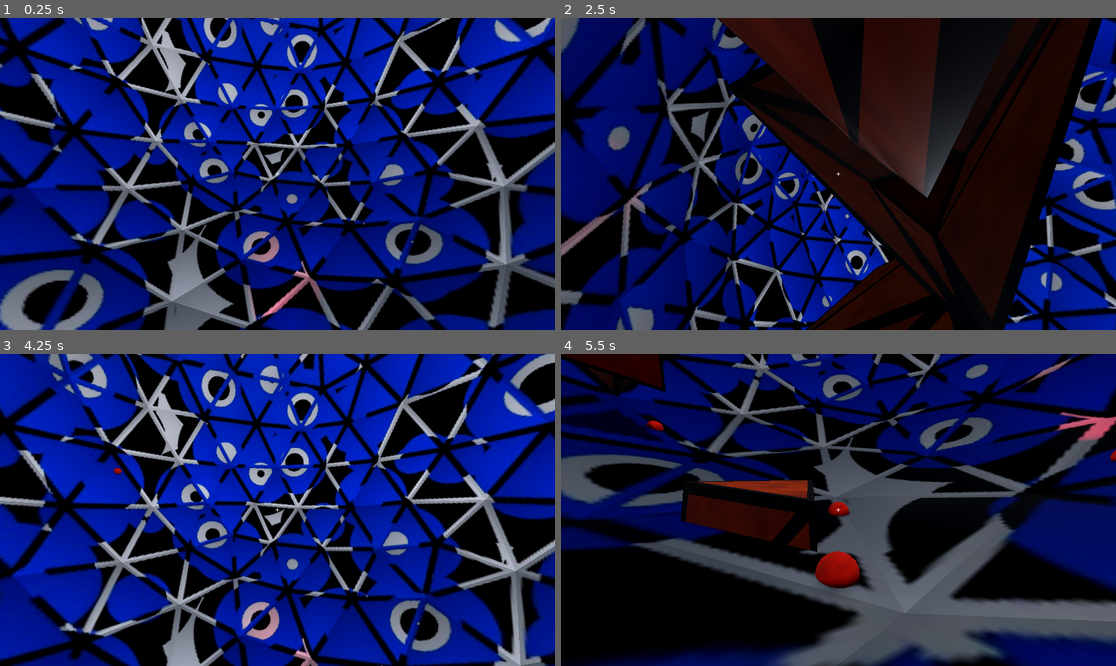
Above: before the commit, frames 1-4 (two rows, left to right).
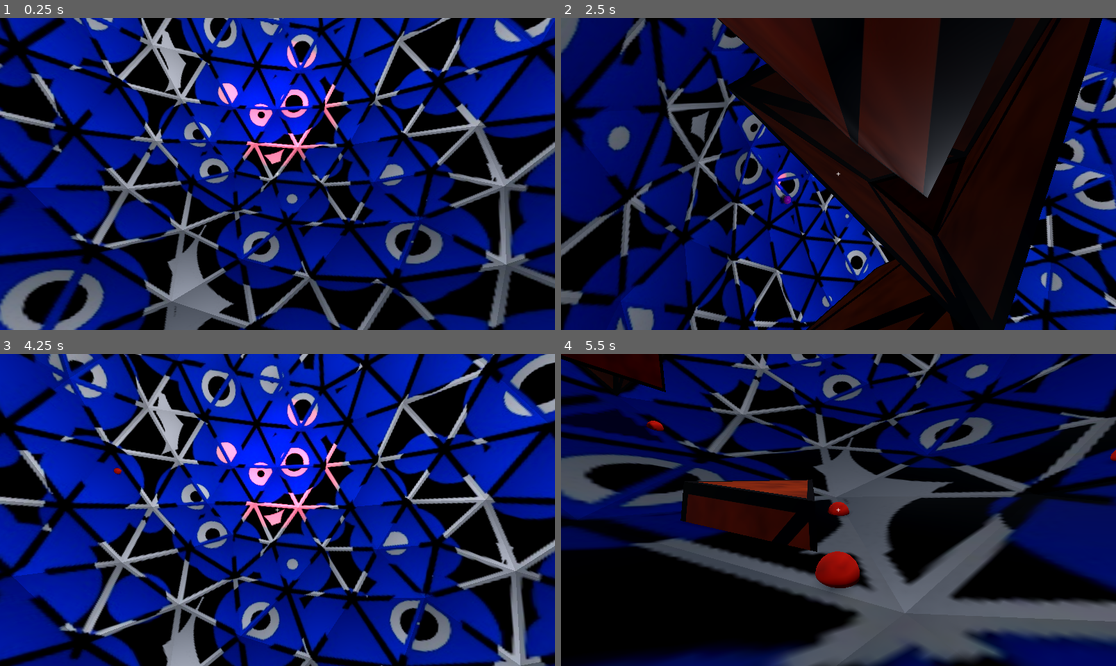
Above: after the commit, the same moments.

Repository: pudgypoultry/gmtk2025
Game: Godot game, scene res://Scenes/world.tscn
Same seed, same stepped clock (60 frames per second), same inputs: the game is played once before the commit and once after it.
Inputs (mouse positions are in pixels of both pictures, inside the frame that each line leads up to):
- Up to frame 1 (0.25 s): no input
- Up to frame 2 (2.5 s): move the mouse to (866, 174) at 0.52 s; hold 1 (Toggle Pillar L1) 0.53-1.28 s; hold W (MoveForward) from 0.53 s (still down); click (866, 174) at 0.67 s; tap 2 (Toggle Pillar L2) at 0.8, 1.35 s; move the mouse to (810, 174) at 1.27 s; tap 3 (Toggle Pillar L3) at 1.55 s; move the mouse to (849, 167) at 2.02 s; hold 3 (Toggle Pillar L3) from 2.03 s (still down); tap 4 (Toggle Pillar L4) at 2.3 s
- Up to frame 3 (4.25 s): keep holding W (MoveForward); move the mouse to (271, 516) at 2.77 s; release 3 (Toggle Pillar L3) at 2.78 s; tap 4 (Toggle Pillar L4) at 2.85 s; click (271, 516) at 2.92 s; tap 1 (Toggle Pillar L1) at 3.05 s; move the mouse to (316, 513) at 3.52 s; hold Shift (Run) from 3.53 s (still down); tap 2 (Toggle Pillar L2) at 3.8 s; tap R (Reset) at 4.15 s
- Up to frame 4 (5.5 s): keep holding W (MoveForward); move the mouse to (794, 506) at 4.27 s; release Shift (Run) at 4.28 s; tap 1 (Toggle Pillar L1) at 4.35 s; tap 3 (Toggle Pillar L3) at 4.55 s; move the mouse to (844, 510) at 5.02 s; hold 2 (Toggle Pillar L2) from 5.03 s (still down); click (844, 510) at 5.17 s; tap 4 (Toggle Pillar L4) at 5.3 s

The runs differ from the first frame. In frame 1, 5.1% of the frame differs, in the area x 39-62%, y 7-97%; in frame 2, 0.4%; in frame 3, 5.4%, in the area x 38-62%, y 14-100%; in frame 4, 0.6%.

Commit message:
Debuged Eye Minion state, added Stuck state

Diff:
--- a/Scenes/StateMachine/State.tscn
+++ /dev/null
@@ -1,6 +0,0 @@
-[gd_scene load_steps=2 format=3 uid="uid://db6ixq2h5tael"]
-
-[ext_resource type="Script" uid="uid://dtidkfavvmoc5" path="res://State.gd" id="1_nmwvb"]
-
-[node name="State" type="Node"]
-script = ExtResource("1_nmwvb")
--- a/Scenes/StateMachine/patrolling.gd
+++ b/Scenes/StateMachine/patrolling.gd
@@ -1,20 +1,11 @@
 extends State
 @onready var movement_manager: MovementManager = $"../../MovementManager"
+@export var stuck: State
 var is_moving:bool = false
-var reset_collision_mask:int = pow(2, 12-1)
+
 
 func Enter(old_state:State) -> void:
 	super(old_state)
-	var local_up:Vector3 = movement_manager.eye_minion.basis.y
-	# move to ground
-	var result = NormalsDatabase.PhysicsProcessRaycast(movement_manager.eye_minion.position, -local_up * 100, reset_collision_mask)
-	if result:
-		#print("Current Eye position", movement_manager.eye_minion.position)
-		#print("Reset Eye position ", result.position)
-		#print("target collision: ", result.collider.get_parent().name)
-		movement_manager.eye_minion.position = result.position
-	else:
-		print("Failed to reset Eye position")
 
 func Exit(new_state:State) -> void:
 	super(new_state)
@@ -39,3 +30,5 @@
 				await get_tree().create_timer(movement_manager.move_time).timeout
 				is_moving = false
 				return
+		# none of the ray directions worked, transistion to Stuck
+		stuck.Enter(self)
--- /dev/null
+++ b/Scenes/StateMachine/stuck.gd
@@ -0,0 +1,76 @@
+extends State
+@onready var movement_manager: MovementManager = $"../../MovementManager"
+@export var patrolling: State
+@export var fly_time:float
+var target_position:Vector3
+var active_substate:bool = false
+enum SUBSTATE {MoveToOrigin, GetTile, MoveToTile, Exit}
+var sub_state:SUBSTATE = SUBSTATE.MoveToOrigin
+
+func Enter(old_state:State) -> void:
+	super(old_state)
+
+func Exit(new_state:State) -> void:
+	super(new_state)
+	active_substate = false
+	sub_state = SUBSTATE.MoveToOrigin
+
+func Update(_delta) -> void:
+	super(_delta)
+	if active_substate:
+		return
+	if sub_state == SUBSTATE.MoveToOrigin:
+		active_substate = true
+		#print("Stuck, moving to Origin")
+		await MoveToPosition(Vector3.ZERO)
+		active_substate = false
+		sub_state = SUBSTATE.GetTile
+	elif sub_state == SUBSTATE.GetTile:
+		active_substate = true
+		# pick a random tile
+		#print("Stuck, getting new tile")
+		target_position = await GetRandomTilePosition()
+		active_substate = false
+		sub_state = SUBSTATE.MoveToTile
+	elif sub_state == SUBSTATE.MoveToTile:
+		active_substate = true
+		#print("Stuck, moving to new tile: ", target_position)
+		await MoveToPosition(target_position)
+		active_substate = false
+		sub_state = SUBSTATE.Exit
+	elif sub_state == SUBSTATE.Exit:
+		active_substate = true
+		# enter patrolling state
+		patrolling.Enter(self)
+
+func Physics_Update(_delta) -> void:
+	super(_delta)
+
+func MoveToPosition(position:Vector3) -> void:
+	# move to tile
+	TweenTools.TweenPosition(
+		movement_manager.eye_minion,
+		movement_manager.eye_minion,
+		position,
+		fly_time)
+	await get_tree().create_timer(fly_time*2).timeout
+
+func GetRandomTilePosition() -> Vector3:
+	# get the keys in random order
+	var tiles:Array = NormalsDatabase.normals_database.keys()
+	randomize()
+	tiles.shuffle()
+	print(tiles.size())
+	var counter:int = 0
+	for key in tiles:
+		# TODO if tile is active continue
+		# get good tile location
+		var result = NormalsDatabase.PhysicsProcessRaycast(
+			Vector3.ZERO,
+			-NormalsDatabase.normals_database[key]*200,
+			movement_manager.eye_minion.full_collision_mask)
+		if result:
+			return result.position
+	print(counter)
+	# no valid tiles were found
+	return Vector3.ZERO
--- /dev/null
+++ b/Scenes/StateMachine/template-state.gd
@@ -0,0 +1,13 @@
+extends State
+
+func Enter(old_state:State) -> void:
+	super(old_state)
+
+func Exit(new_state:State) -> void:
+	super(new_state)
+
+func Update(_delta) -> void:
+	super(_delta)
+
+func Physics_Update(_delta) -> void:
+	super(_delta)
--- a/Scenes/eye_minion.gd
+++ b/Scenes/eye_minion.gd
@@ -2,6 +2,8 @@
 @export var eye_minion_mesh:Node3D
 var eye_minion_anim: AnimationPlayer
 @onready var movement_manager: MovementManager = $MovementManager
+var collision_mask:int = pow(2, 12-1)
+var full_collision_mask:int = pow(2, 12-1) + pow(2, 13-1) + pow(2, 14-1) + pow(2, 15-1) + pow(2, 16-1)
 
 # Called when the node enters the scene tree for the first time.
 func _ready() -> void:
--- a/Scenes/eye_minion.tscn
+++ b/Scenes/eye_minion.tscn
@@ -1,10 +1,11 @@
-[gd_scene load_steps=7 format=3 uid="uid://d0s35icbe05hh"]
+[gd_scene load_steps=8 format=3 uid="uid://d0s35icbe05hh"]
 
 [ext_resource type="PackedScene" uid="uid://u2nk4w80i38i" path="res://Assets/EyeMinion.glb" id="1_7wueb"]
 [ext_resource type="Script" uid="uid://b0be2rkivpex3" path="res://Scenes/eye_minion.gd" id="1_bh5t3"]
 [ext_resource type="Script" uid="uid://7g1a6d6qtery" path="res://Scenes/state_manager.gd" id="3_n4b0p"]
 [ext_resource type="Script" uid="uid://bcnysqfv7chmy" path="res://Scenes/StateMachine/patrolling.gd" id="4_eqsn6"]
 [ext_resource type="Script" uid="uid://c3naepgd27ng3" path="res://Scenes/movement_manager.gd" id="5_5qe4p"]
+[ext_resource type="Script" uid="uid://biar0mqe8ur40" path="res://Scenes/StateMachine/stuck.gd" id="5_bq01v"]
 
 [sub_resource type="SphereShape3D" id="SphereShape3D_5qe4p"]
 radius = 1.0
@@ -72,8 +73,14 @@
 script = ExtResource("3_n4b0p")
 initial_state = NodePath("Patrolling")
 
-[node name="Patrolling" type="Node" parent="StateManager"]
+[node name="Patrolling" type="Node" parent="StateManager" node_paths=PackedStringArray("stuck")]
 script = ExtResource("4_eqsn6")
+stuck = NodePath("../Stuck")
+
+[node name="Stuck" type="Node" parent="StateManager" node_paths=PackedStringArray("patrolling")]
+script = ExtResource("5_bq01v")
+patrolling = NodePath("../Patrolling")
+fly_time = 0.5
 
 [node name="MovementManager" type="Node" parent="." node_paths=PackedStringArray("nav_rays", "eye_minion", "rotation_ray")]
 script = ExtResource("5_5qe4p")
--- a/Scenes/movement_manager.gd
+++ b/Scenes/movement_manager.gd
@@ -53,6 +53,7 @@
 	# set mask to shell + layers 1-4
 	var collision_mask = pow(2, 12-1) + pow(2, 13-1)+ pow(2, 14-1)+ pow(2, 15-1)+ pow(2, 16-1)
 	# get target coordinates
+	# NOTE target may not be on the shell, can't use position database
 	var result = NormalsDatabase.PhysicsProcessRaycast(Vector3.ZERO, -tile_normal * 50, collision_mask)
 	if result:
 		var target_position:Vector3 = result.position
--- a/Scenes/pillar_control.gd
+++ b/Scenes/pillar_control.gd
@@ -46,7 +46,7 @@
 		if dis < min_pos:
 			min_pos = dis
 			target = pillar
-	print("found target: " + target.name)
+	#print("found target: " + target.name)
 	return target
 
 
@@ -68,7 +68,7 @@
 	# activate the ray cast
 	var result = NormalsDatabase.PhysicsProcessRaycast(Vector3.ZERO, -shell_normal * 100, pow(2, set_number+layer_int-1))
 	if result:
-		print("Found Pillar: " + result.collider.get_parent().name)
+		#print("Found Pillar: " + result.collider.get_parent().name)
 		# return pillar matching set
 		return result.collider.get_parent()
 	return null
--- a/Scenes/state_manager.gd
+++ b/Scenes/state_manager.gd
@@ -3,14 +3,14 @@
 
 @export var initial_state : State
 var current_state : State
-var states : Dictionary = {}
+#var states : Dictionary = {}
 
 func _ready():
 	# add all states to the states dictionary, states are child nodes of the State Manager node
 	for child in get_children():
 		if child is State:
 			# set up the states dictionary
-			states[child.name.to_lower()] = child
+			#states[child.name.to_lower()] = child
 			child.Transitioned.connect(on_state_transition)
 
 	if initial_state:
@@ -27,3 +27,4 @@
 
 func on_state_transition(old_state:State, new_state:State):
 	print("Transitioning from %s to %s" % [ old_state.name, new_state.name ])
+	current_state = new_state
--- a/Scripts/SpiderController.gd
+++ b/Scripts/SpiderController.gd
@@ -194,7 +194,7 @@
 				newLightUp.rotate_x(deg_to_rad(90))
 				newLightUp.position += newLightUp.basis.y
 				debugArray.append(newLightUp)
-				print(visitedTileNormals)
+				#print(visitedTileNormals)
 			onDifferentTile = true
 			lastTileNormal = newTile
 
--- a/normals_database.gd
+++ b/normals_database.gd
@@ -1,8 +1,11 @@
 extends Node3D
 
 var normals_database:Dictionary
-# Keys are strings
-# Values are Vector3
+# Keys are strings - id of tile (normal to 1 decimal place)
+# Values are Vector3 - normal of tile
+var positions_database:Dictionary
+# Keys are strings - id of tile
+# Values are Vector3 - position of tile center
 @export var radien_step:float = PI / 30
 
 # Called when the node enters the scene tree for the first time.
@@ -19,6 +22,12 @@
 		# increment phi
 		phi += radien_step
 	print("Added %d normal values" % normals_database.size())
+	# build the position database
+	for key in normals_database.keys():
+		var result = PhysicsProcessRaycast(Vector3.ZERO, -normals_database[key]*200, pow(2, 12-1))
+		if result:
+			positions_database[key] = result.position
+	print("Added %d position values" % positions_database.size())
 
 
 func TryAddNormal(ray:Vector3) -> void:
Not shown: 1 places in Materials/room_material_01.tres that only renumber resources
Renamed: State.gd -> Scenes/StateMachine/State.gd
Renamed: State.gd.uid -> Scenes/StateMachine/State.gd.uid
Not shown, added: Scenes/StateMachine/stuck.gd.uid
Not shown, added: Scenes/StateMachine/template-state.gd.uid
Not shown: 1 places in Scenes/world.tscn that only renumber resources
